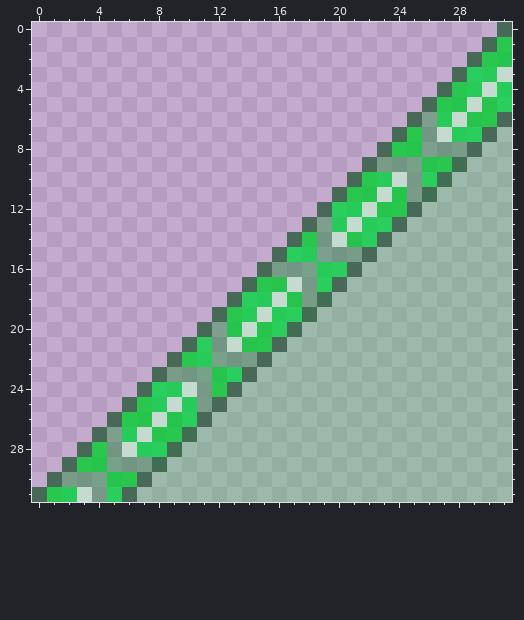
File history of a pixel-art sprite, Resources/Textures/Structures/Windows/reinforced_uranium_diagonal.rsi/state1.png. Above is the file before it was changed.
The file is 32x32 pixels. Colours within 5 levels of each other are drawn and written as one.
New version:
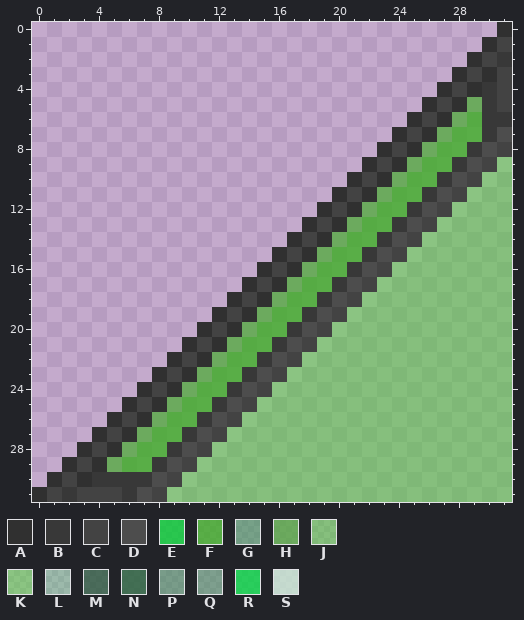
Palette (. is transparent): A #303030  B #383838  C #434343  D #4d4d4d  E #00cf2dc8  F #3caf23c9  G #3d9a5491  H #54aa41c9  J #42d72679  K #4ce13079  L #32e05446  M #2a5b3cc8  N #2b643ed7  P #3a91518a  Q #41965788  R #00d83ec8  S #c7e9d0c8
What changed:
@@ x 0..31 @@
- 0 ...............................M
- 1 ..............................ME
- 2 .............................MEE
- 3 ............................MRRS
- 4 ...........................MERSR
- 5 ..........................MEESER
- 6 .........................MQRSEEM
- 7 ........................MEPSRRML
- 8 .......................MEEQPPMLL
- 9 ......................MPPGEENLLL
-10 .....................MERSQRNLLLL
-11 ....................MEESEPNLLLLL
-12 ...................MRRSEEMLLLLLL
-13 ..................MQRSRRMLLLLLLL
-14 .................MEPSERMLLLLLLLL
-15 ................MRRQPPMLLLLLLLLL
-16 ...............MPPGRRMLLLLLLLLLL
-17 ..............MEESQRMLLLLLLLLLLL
-18 .............MRRSEPNLLLLLLLLLLLL
-19 ............MERSRRNLLLLLLLLLLLLL
-20 ...........MQESERNLLLLLLLLLLLLLL
-21 ..........MRPSEEMLLLLLLLLLLLLLLL
-22 .........MERGPPMLLLLLLLLLLLLLLLL
-23 ........MPPGERMLLLLLLLLLLLLLLLLL
-24 .......MRRSQEMLLLLLLLLLLLLLLLLLL
-25 ......MERSRPMLLLLLLLLLLLLLLLLLLL
-26 .....MEESERMLLLLLLLLLLLLLLLLLLLL
-27 ....MQRSEENLLLLLLLLLLLLLLLLLLLLL
-28 ...MEPSRRNLLLLLLLLLLLLLLLLLLLLLL
-29 ..MEEGPPNLLLLLLLLLLLLLLLLLLLLLLL
-30 .MPPGEEMLLLLLLLLLLLLLLLLLLLLLLLL
-31 MERSQRMLLLLLLLLLLLLLLLLLLLLLLLLL
+ 0 ...............................A
+ 1 ..............................AC
+ 2 .............................ACB
+ 3 ............................ACAC
+ 4 ...........................ACABC
+ 5 ..........................ACAHBC
+ 6 .........................ACAHFBB
+ 7 ........................ACAHFFBD
+ 8 .......................ACAHFFBDC
+ 9 ......................ACAHFFBDCK
+10 .....................ACAHFFBDCKJ
+11 ....................ACAHFFBDCKJJ
+12 ...................ACAHFFBDCKJJJ
+13 ..................ACAHFFBDCKJJJJ
+14 .................ACAHFFBDCKJJJJJ
+15 ................ACAHFFBDCKJJJJJJ
+16 ...............ACAHFFBDCKJJJJJJJ
+17 ..............ACAHFFBDCKJJJJJJJJ
+18 .............ACAHFFBDCKJJJJJJJJJ
+19 ............ACAHFFBDCKJJJJJJJJJJ
+20 ...........ACAHFFBDCKJJJJJJJJJJJ
+21 ..........ACAHFFBDCKJJJJJJJJJJJJ
+22 .........ACAHFFBDCKJJJJJJJJJJJJJ
+23 ........ACAHFFBDCKJJJJJJJJJJJJJJ
+24 .......ACAHFFBDCKJJJJJJJJJJJJJJJ
+25 ......ACAHFFBDCKJJJJJJJJJJJJJJJJ
+26 .....ACAHFFBDCKJJJJJJJJJJJJJJJJJ
+27 ....ACAHFFBDCKJJJJJJJJJJJJJJJJJJ
+28 ...ACAHFFBDCKJJJJJJJJJJJJJJJJJJJ
+29 ..ACAHFFBDCKJJJJJJJJJJJJJJJJJJJJ
+30 .ACABBBBDCKJJJJJJJJJJJJJJJJJJJJJ
+31 ACBCCCBDCKJJJJJJJJJJJJJJJJJJJJJJ
